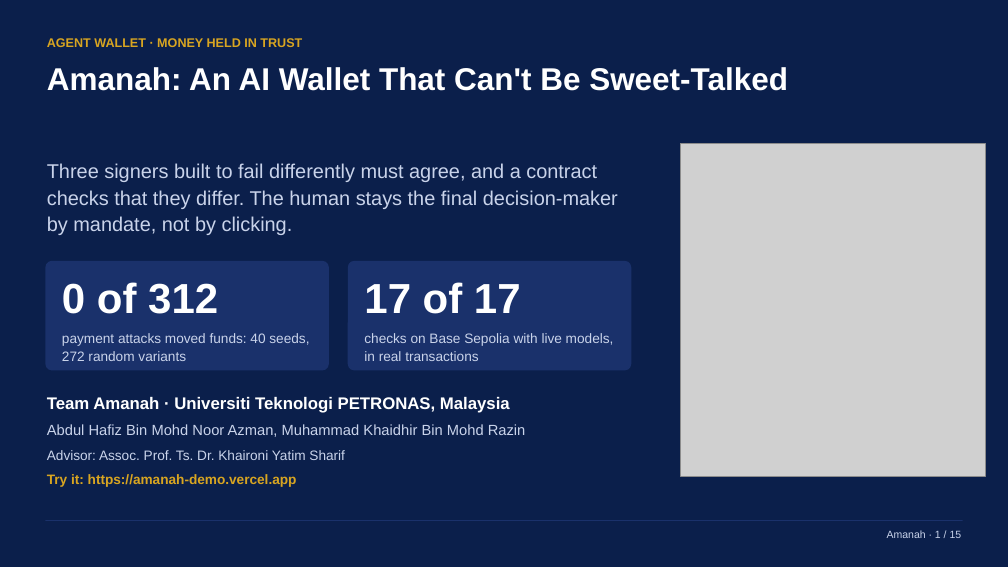
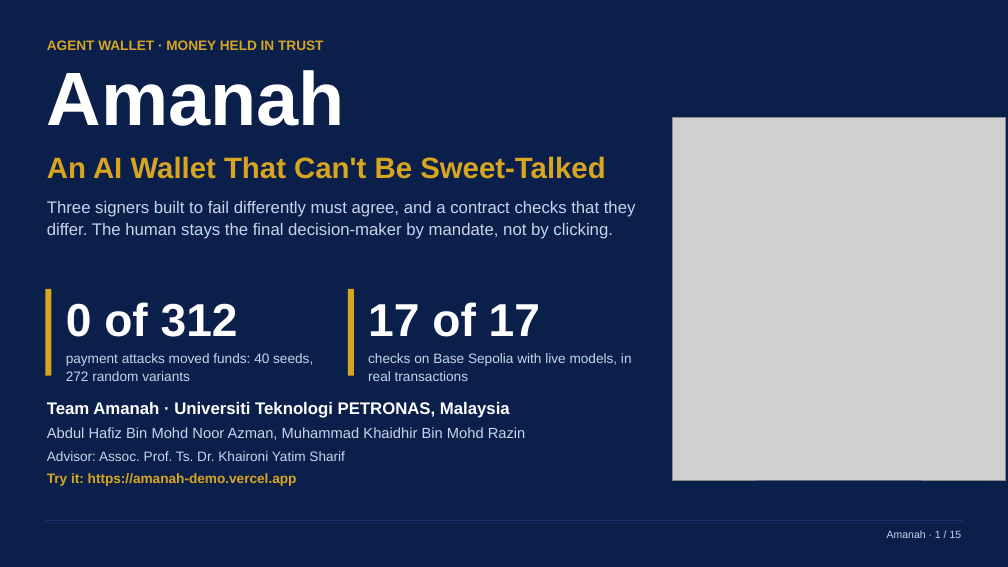
Before and after one commit to hafizmnazman/amanah-wallet, a slide deck: slide 1 of docs/deck/amanah-deck.pptx. Drawn at 1008x567 pixels with LibreOffice and Linux fonts; fonts in the diff are those of the drawing; grey boxes stand for pictures. Boxes give left, top, right and bottom in pixels: in the first picture for what was removed or moved away, otherwise in the second. Text is boxed around its words. In the diff, an @@ line names an element or a change of style, - is before the commit and + after.

Commit message:
Deck: real bullets, flat blocks instead of repeated pale boxes, one big number per slide, the Kancil where its poses are the content

```diff
--- a/docs/deck/amanah-deck.pptx
+++ b/docs/deck/amanah-deck.pptx
@@ text "AGENT WALLET · MONEY HELD ..." at box(47, 40, 323, 50): size 12 to 13 pt @@
@@ text added at box(47, 70, 345, 126), 72 pt, text #FFFFFF, bold @@
+Amanah
@@ picture: place and size @@
-picture at box(681, 144, 986, 476)
+picture at box(673, 117, 1006, 480)
@@ text at box(47, 156, 605, 179): text changed; size 30 to 28 pt; text colour #FFFFFF to #D8A521 @@
-Amanah: An AI Wallet That Can't Be Sweet-Talked
+An AI Wallet That Can't Be Sweet-Talked
@@ text "Three signers built to fail ...": place and size @@
-text "Three signers built to fail ..." at box(47, 163, 618, 235)
+text "Three signers built to fail ..." at box(47, 201, 636, 239)
@@ text "Three signers built to fail ..." at box(47, 201, 636, 239): size 19 to 16 pt @@
@@ rounded rectangle removed at box(45, 261, 329, 371) @@
@@ rounded rectangle removed at box(348, 261, 631, 371) @@
@@ rectangle added at box(45, 289, 51, 376), fill #D8A521 @@
@@ text "0 of 312": place and size @@
-text "0 of 312" at box(62, 282, 309, 361)
+text "0 of 312" at box(66, 302, 313, 381)
@@ text "0 of 312" at box(66, 302, 313, 381): vertical alignment middle to top @@
@@ rectangle added at box(348, 289, 354, 376), fill #D8A521 @@
@@ text "17 of 17" at box(368, 302, 632, 381): vertical alignment middle to top @@
@@ text "17 of 17": place and size @@
-text "17 of 17" at box(364, 282, 614, 361)
+text "17 of 17" at box(368, 302, 632, 381)
@@ text at box(66, 302, 238, 337): size 40 to 44 pt in "0 of 312"; less space between paragraphs @@
@@ text at box(368, 302, 540, 337): size 40 to 44 pt in "17 of 17"; less space between paragraphs @@
@@ text at box(47, 402, 526, 461): less space between paragraphs @@
```
Also in this commit, not shown: 14 other slides changed, 2 other files.
